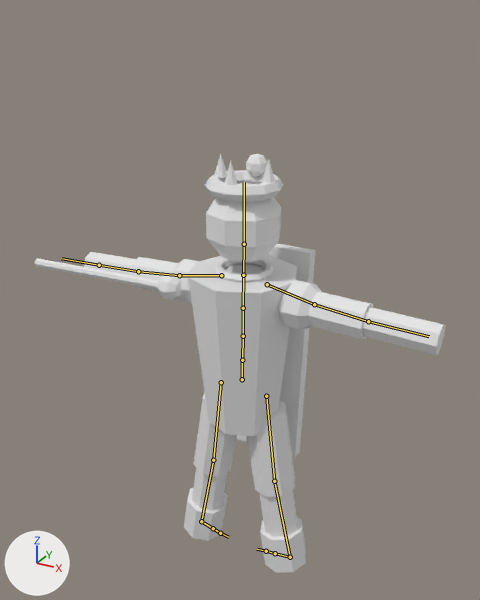
Renders of the glTF model public/models/dama_rpg.glb from each side of a commit.
The view is the same before and after, from a camera (50 mm lens) standing at (0.523, -0.965, 1.036) and looking at (-0.032, 0.043, 0.533). Lighting does not change. The marker at lower left points along +X, +Y and +Z. The picture after the commit comes second. The bones that change, and the others that lie on the model, are drawn over the model as lines.

Names of what the first picture shows: 'Peca_q'.
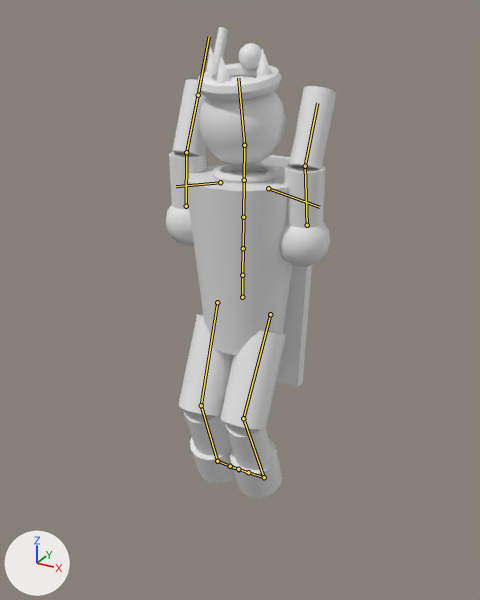
The newer file adds an action. The first version stands in its rest pose; the second is drawn at frame 12 of the action 'Comemorar'.

What differs and where, as boxes [x1, y1, x2, y2] in the pictures (480 x 600 px):
```json
{"object": "Peca_q", "change": "posed", "before": [35, 153, 445, 573], "after": [166, 27, 336, 498], "on screen": "58% narrower, 12% taller"}
{"bone": "mixamorig:Hips", "before": "(242, 379) to (242, 360)", "after": "(242, 297) to (242, 275)"}
{"bone": "mixamorig:LeftUpLeg", "before": "(266, 396) to (274, 481)", "after": "(270, 314) to (243, 418)"}
{"bone": "mixamorig:LeftLeg", "before": "(274, 481) to (290, 557)", "after": "(243, 418) to (264, 477)"}
{"bone": "mixamorig:RightUpLeg", "before": "(221, 382) to (213, 460)", "after": "(217, 302) to (201, 405)"}
{"bone": "mixamorig:RightLeg", "before": "(213, 460) to (201, 521)", "after": "(201, 405) to (217, 461)"}
{"bone": "mixamorig:LeftArm", "before": "(314, 304) to (368, 321)", "after": "(307, 225) to (305, 166)"}
{"bone": "mixamorig:LeftForeArm", "before": "(368, 321) to (429, 336)", "after": "(305, 166) to (317, 103)"}
{"bone": "mixamorig:Head", "before": "(244, 244) to (244, 182)", "after": "(244, 145) to (238, 78)"}
{"bone": "mixamorig:RightArm", "before": "(179, 275) to (138, 271)", "after": "(186, 206) to (186, 152)"}
{"bone": "mixamorig:RightForeArm", "before": "(138, 271) to (99, 265)", "after": "(186, 152) to (198, 95)"}
```

Scene script edits in JSON lines:
```json
{"block": "bone_mixamorig_hips", "where": "bone_mixamorig_hips = bpy.data.objects['Esqueleto'].pose.bones['mixamorig:Hips']"}
{"op": "set", "path": "bone_mixamorig_hips.location", "old": "(0.0, 0.0, 0.0)", "new": "(0.0, 0.17, 0.0)"}
{"block": "bone_mixamorig_leftupleg", "where": "bone_mixamorig_leftupleg = bpy.data.objects['Esqueleto'].pose.bones['mixamorig:LeftUpLeg']  # child of 'mixamorig:Hips'"}
{"op": "set", "path": "bone_mixamorig_leftupleg.location", "old": "(0.0, 0.0, 0.0)", "new": "(-0.004, 0.002, 0.0)"}
{"op": "set", "path": "bone_mixamorig_leftupleg.rotation_quaternion", "old": "(1.0, 0.0, 0.0, 0.0)", "new": "(-0.973, -0.216, 0.006, 0.077)", "note": "degrees (0, 0, 0) -> degrees (25, 1, -9)"}
{"block": "bone_mixamorig_leftleg", "where": "bone_mixamorig_leftleg = bpy.data.objects['Esqueleto'].pose.bones['mixamorig:LeftLeg']  # child of 'mixamorig:LeftUpLeg'"}
{"op": "set", "path": "bone_mixamorig_leftleg.rotation_quaternion", "old": "(1.0, 0.0, 0.0, 0.0)", "new": "(0.924, -0.382, 0.018, 0.0)", "note": "degrees (0, 0, 0) -> degrees (-45, 2, -1)"}
{"block": "bone_mixamorig_rightupleg", "where": "bone_mixamorig_rightupleg = bpy.data.objects['Esqueleto'].pose.bones['mixamorig:RightUpLeg']  # child of 'mixamorig:Hips'"}
{"op": "set", "path": "bone_mixamorig_rightupleg.location", "old": "(0.0, 0.0, 0.0)", "new": "(0.004, 0.002, 0.0)"}
{"op": "set", "path": "bone_mixamorig_rightupleg.rotation_quaternion", "old": "(1.0, 0.0, 0.0, 0.0)", "new": "(-0.973, -0.216, -0.006, -0.077)", "note": "degrees (0, 0, 0) -> degrees (25, -1, 9)"}
{"block": "bone_mixamorig_rightleg", "where": "bone_mixamorig_rightleg = bpy.data.objects['Esqueleto'].pose.bones['mixamorig:RightLeg']  # child of 'mixamorig:RightUpLeg'"}
{"op": "set", "path": "bone_mixamorig_rightleg.rotation_quaternion", "old": "(1.0, 0.0, 0.0, 0.0)", "new": "(0.924, -0.382, -0.018, 0.0)", "note": "degrees (0, 0, 0) -> degrees (-45, -2, 1)"}
{"block": "bone_mixamorig_leftarm", "where": "bone_mixamorig_leftarm = bpy.data.objects['Esqueleto'].pose.bones['mixamorig:LeftArm']  # child of 'mixamorig:LeftShoulder'"}
{"op": "set", "path": "bone_mixamorig_leftarm.location", "old": "(0.0, 0.0, 0.0)", "new": "(0.001, -0.017, 0.035)"}
{"op": "set", "path": "bone_mixamorig_leftarm.rotation_quaternion", "old": "(1.0, 0.0, 0.0, 0.0)", "new": "(0.013, 0.03, -0.645, 0.764)", "note": "degrees (0, 0, 0) -> degrees (-80, -4, -179)"}
{"block": "bone_mixamorig_leftforearm", "where": "bone_mixamorig_leftforearm = bpy.data.objects['Esqueleto'].pose.bones['mixamorig:LeftForeArm']  # child of 'mixamorig:LeftArm'"}
{"op": "set", "path": "bone_mixamorig_leftforearm.rotation_quaternion", "old": "(1.0, 0.0, 0.0, 0.0)", "new": "(0.976, 0.005, 0.001, 0.216)", "note": "degrees (0, 0, 0) -> degrees (1, 0, 25)"}
{"block": "bone_mixamorig_head", "where": "bone_mixamorig_head = bpy.data.objects['Esqueleto'].pose.bones['mixamorig:Head']  # child of 'mixamorig:Neck'"}
{"op": "set", "path": "bone_mixamorig_head.rotation_quaternion", "old": "(1.0, 0.0, 0.0, 0.0)", "new": "(0.995, 0.098, 0.0, 0.0)", "note": "degrees (0, 0, 0) -> degrees (11, 0, 0)"}
{"block": "bone_mixamorig_rightarm", "where": "bone_mixamorig_rightarm = bpy.data.objects['Esqueleto'].pose.bones['mixamorig:RightArm']  # child of 'mixamorig:RightShoulder'"}
{"op": "set", "path": "bone_mixamorig_rightarm.location", "old": "(0.0, 0.0, 0.0)", "new": "(-0.001, -0.017, 0.035)"}
{"op": "set", "path": "bone_mixamorig_rightarm.rotation_quaternion", "old": "(1.0, 0.0, 0.0, 0.0)", "new": "(0.013, 0.031, 0.645, -0.764)", "note": "degrees (0, 0, 0) -> degrees (-80, 4, 179)"}
{"block": "bone_mixamorig_rightforearm", "where": "bone_mixamorig_rightforearm = bpy.data.objects['Esqueleto'].pose.bones['mixamorig:RightForeArm']  # child of 'mixamorig:RightArm'"}
{"op": "set", "path": "bone_mixamorig_rightforearm.rotation_quaternion", "old": "(1.0, 0.0, 0.0, 0.0)", "new": "(0.976, 0.005, -0.001, -0.216)", "note": "degrees (0, 0, 0) -> degrees (1, 0, -25)"}
```
